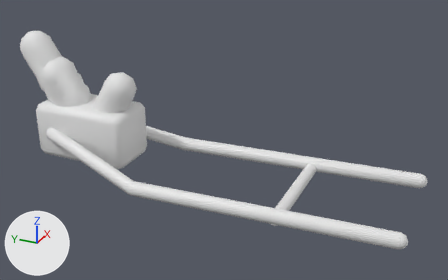
The OBJ model parts/meshes/b_frame_chopper_long_trim.obj, before and after one commit.
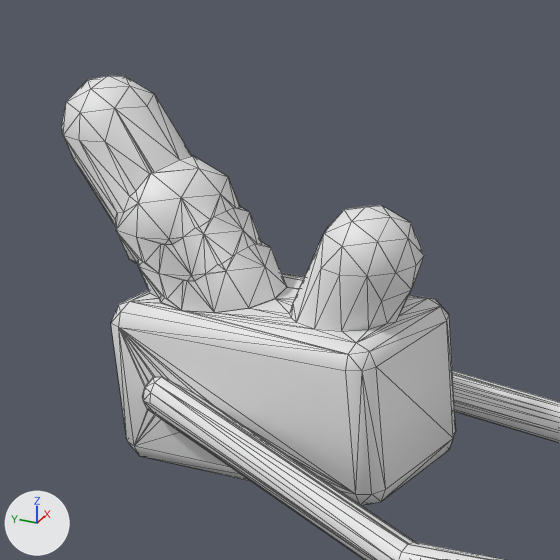
Each version is shown whole from a 50 mm camera at (-2.127, -1.421, 0.89) aimed at (0.004, -0.462, -0.176), then close up on the part from 0% to 40% of the width and 2% to 67% of the height. Every picture has the same lights, and +X, +Y and +Z are marked at lower left. The first two pictures are the older version. The close-ups show mesh edges as thin lines. Where no turn or scale is listed for an object, it has been applied to the vertices. Vertices at exactly the same position are counted once.

Objects in the first close-up: 'b_frame_chopper_long_trim'.
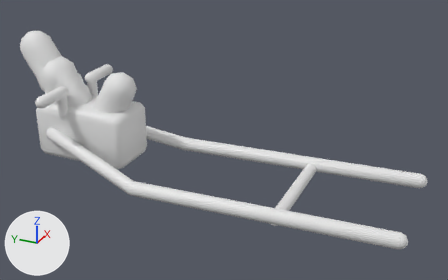
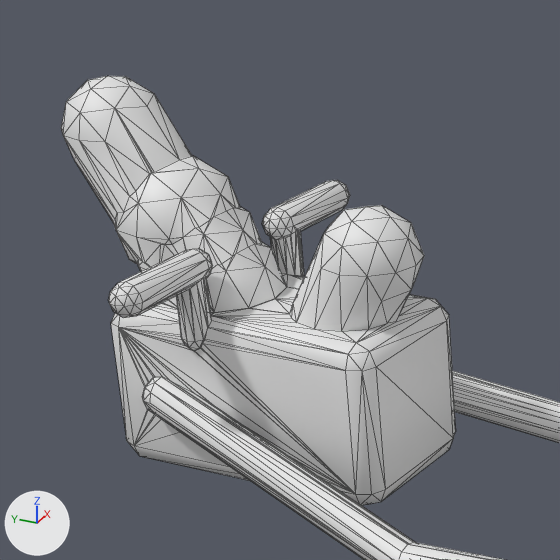
Where the change shows, as pixel boxes [x1, y1, x2, y2] in the close-ups (560 x 560 px):
part 1 of me_b_frame_chopper_long_trim, added
    after: [108, 180, 432, 494]

The edits, one by one:
me_b_frame_chopper_long_trim is used by ob_b_frame_chopper_long_trim; location (0.0, 0.0, 0.0).
me_b_frame_chopper_long_trim had 498 vertices, 996 faces and spanned x -0.27..0.27, y -1.26..0.53, z -0.38..0.19.
me_b_frame_chopper_long_trim now has 706 vertices, 1412 faces and spans x -0.27..0.27, y -1.26..0.53, z -0.38..0.19.
me_b_frame_chopper_long_trim part 1: 208 vertices added at x -0.27..0.27, y 0.23..0.28, z -0.16..-0.01.
Other edits to the shape of me_b_frame_chopper_long_trim do not show in these pictures.
